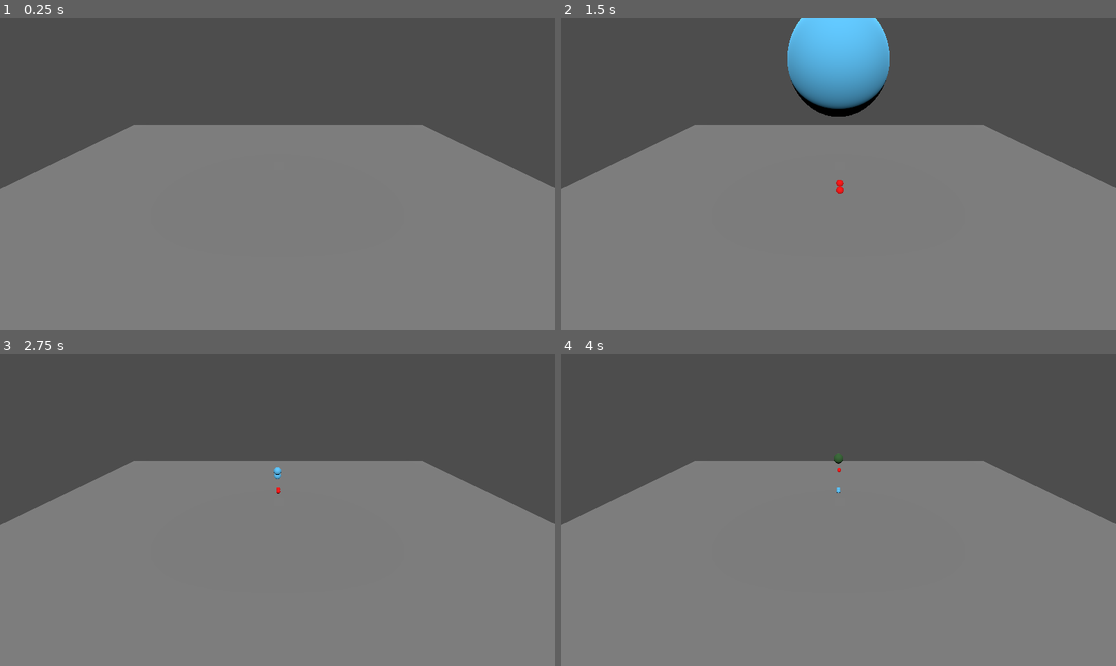
Above: before the commit, frames 1-4 (two rows, left to right).
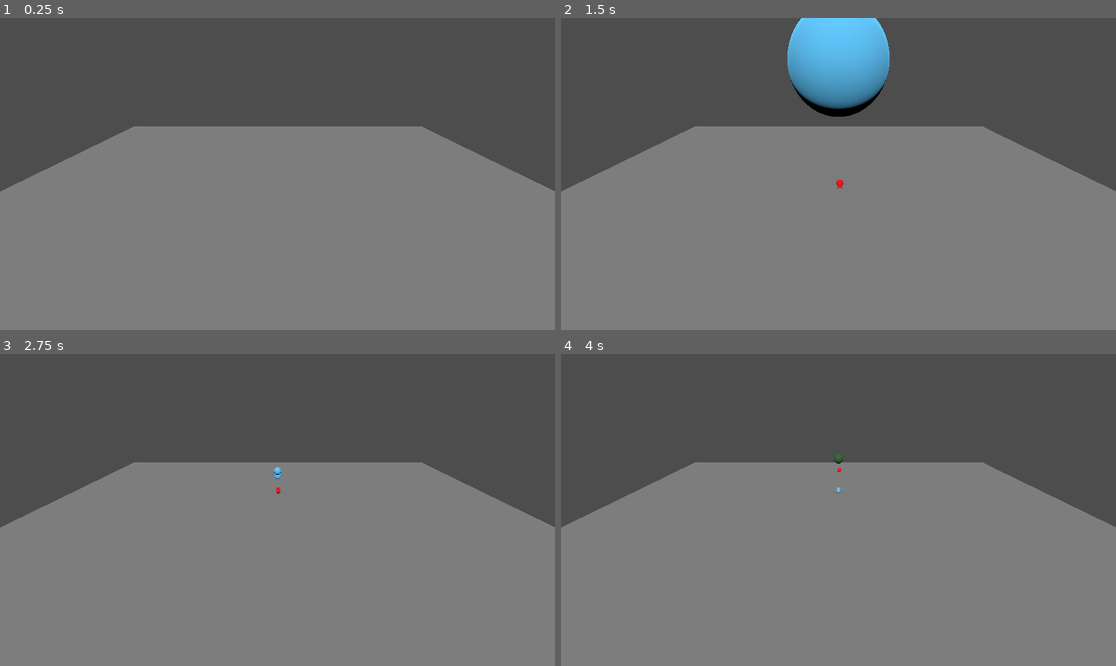
Above: after the commit, the same moments.

Repository: momokasu1600/tyoumiryou
Game: Godot game, scene res://node_3d.tscn
Same seed, same stepped clock (60 frames per second), same inputs: the game is played once before the commit and once after it.
Inputs:
- Up to frame 1 (0.25 s): no input
- Up to frame 2 (1.5 s): tap Enter at 0.5 s; hold Right (kirikae) 0.53-1.28 s; tap Space (shoot) at 1.25, 1.35 s
- Up to frame 3 (2.75 s): hold Right (kirikae) from 2.03 s (still down)
- Up to frame 4 (4 s): tap Enter at 2.75 s; release Right (kirikae) at 2.78 s; tap Space (shoot) at 2.85 s; hold Right (kirikae) from 3.53 s (still down)

The runs differ from the first frame. In frame 1, 0.6% of the frame differs, in the area x 0-100%, y 34-56%; in frame 2, 0.6%, in the area x 0-100%, y 34-57%; in frame 3, 0.6%; in frame 4, 0.6%.

Commit message:
Update node_3d.tscn

Diff:
--- a/node_3d.tscn
+++ b/node_3d.tscn
@@ -14,6 +14,8 @@
 [sub_resource type="BoxMesh" id="BoxMesh_noarx"]
 
 [sub_resource type="BoxShape3D" id="BoxShape3D_a0tk4"]
+
+[sub_resource type="BoxMesh" id="BoxMesh_jka67"]
 
 [node name="Node3D" type="Node3D"]
 script = ExtResource("1_a202f")
@@ -37,7 +39,7 @@
 transform = Transform3D(10, 0, 0, 0, 1, 0, 0, 0, 10, 0, -6, 0)
 
 [node name="MeshInstance3D" type="MeshInstance3D" parent="StaticBody3D"]
-transform = Transform3D(10, 0, 0, 0, 1, 0, 0, 0, 10, 0, 0, 0)
+transform = Transform3D(10, 0, 0, 0, 1, 0, 0, 0, 10, -0.0133373, -0.462968, 0.0361064)
 mesh = SubResource("BoxMesh_4xowi")
 
 [node name="CollisionShape3D" type="CollisionShape3D" parent="StaticBody3D"]
@@ -57,3 +59,9 @@
 debug_color = Color(0.0733333, 0, 0.08, 0.419608)
 
 [node name="StaticBody3D3" type="StaticBody3D" parent="."]
+
+[node name="MeshInstance3D" type="MeshInstance3D" parent="StaticBody3D3"]
+transform = Transform3D(1, 0, 0, 0, 1, 0, 0, 0, 1, 0, 0.983881, 0)
+mesh = SubResource("BoxMesh_jka67")
+
+[node name="CollisionShape3D" type="CollisionShape3D" parent="StaticBody3D3"]
Not shown: 1 places in node_3d.tscn that only renumber resources
